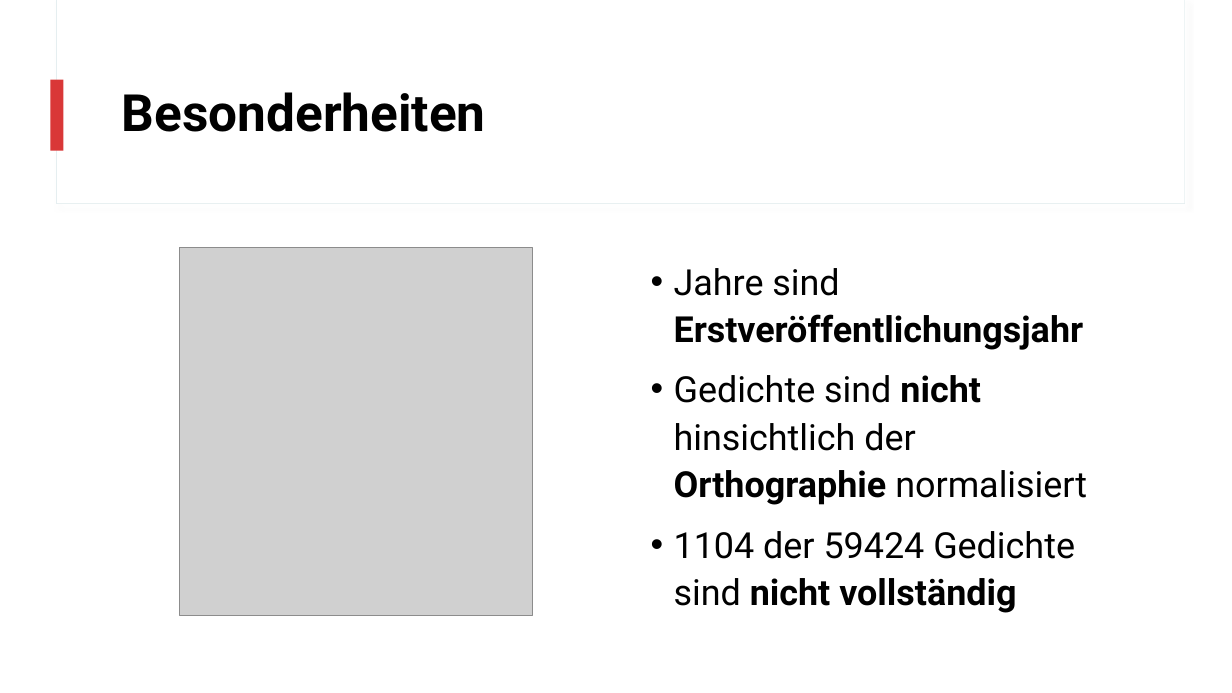
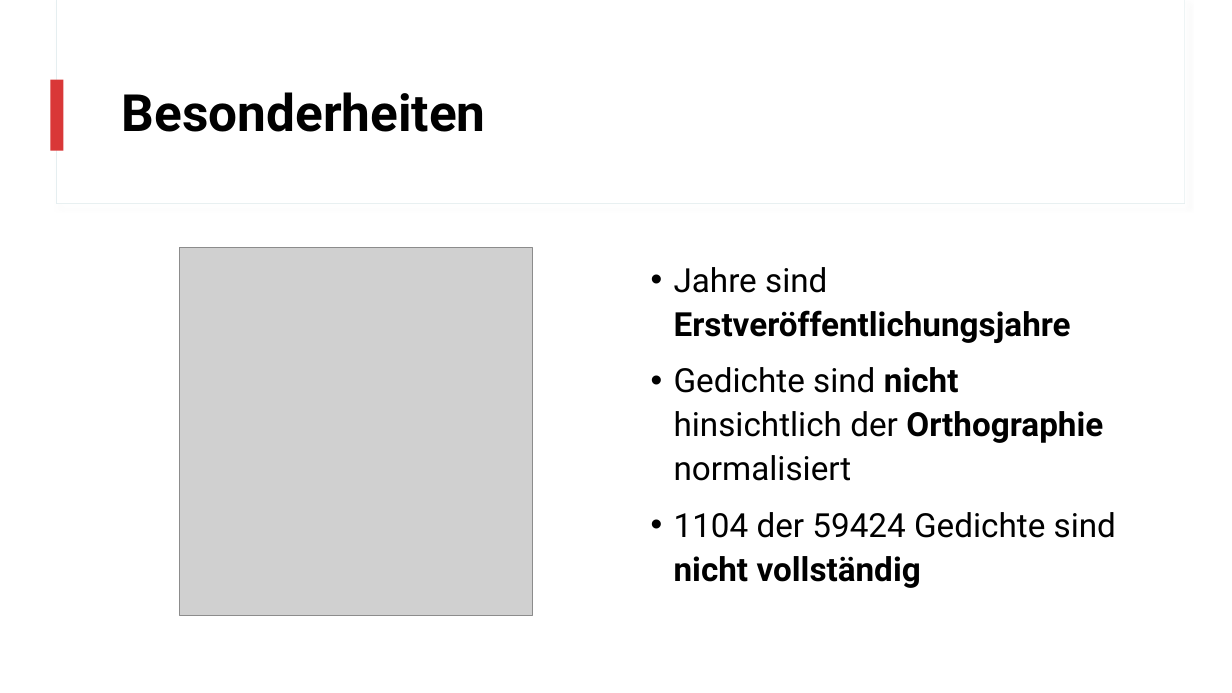
Before and after one commit to realjanpaulus/clusterpoems, a slide deck: slide 9 of presentation/clustering_presentation.pptx. Drawn at 1232x693 pixels with LibreOffice and Linux fonts; fonts in the diff are those of the drawing; grey boxes stand for pictures. Boxes give left, top, right and bottom in pixels: in the first picture for what was removed or moved away, otherwise in the second. Text is boxed around its words. In the diff, an @@ line names an element or a change of style, - is before the commit and + after.

```diff
--- a/presentation/clustering_presentation.pptx
+++ b/presentation/clustering_presentation.pptx
@@ text at (674,267,1071,343): text changed; size 28 to 25.9 pt @@
-• Jahre sind Erstveröffentlichungsjahr
+• Jahre sind Erstveröffentlichungsjahre
@@ text at (674,367,1116,588): size 28 to 25.9 pt in "Gedichte sind nicht hinsichtlich der Orthographie normalisie ...", "1104 der 59424 Gedichte sind nicht vollständig" @@
```
Also in this commit, not shown: 7 other slides changed, 4 slides added, 13 other files.
